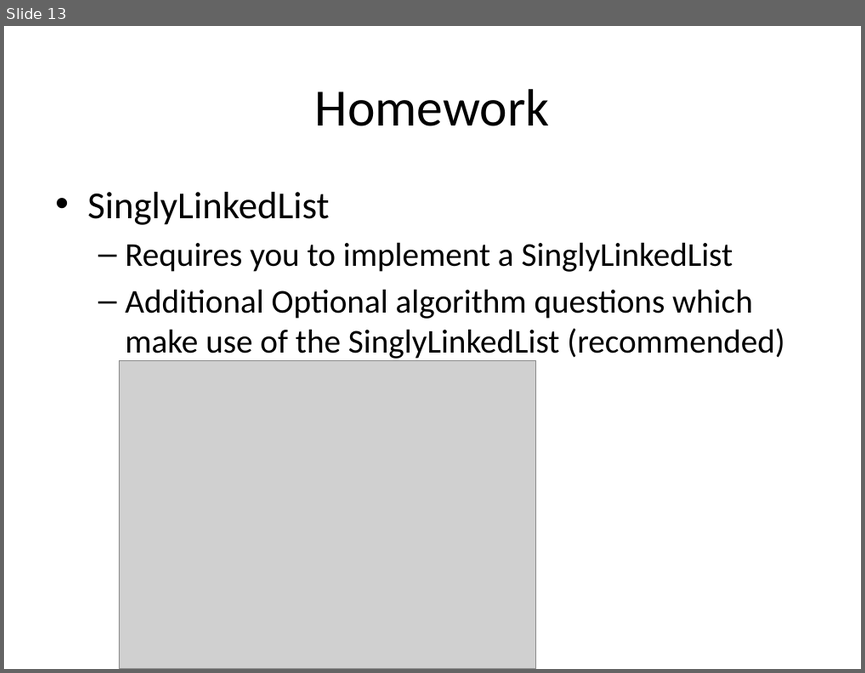
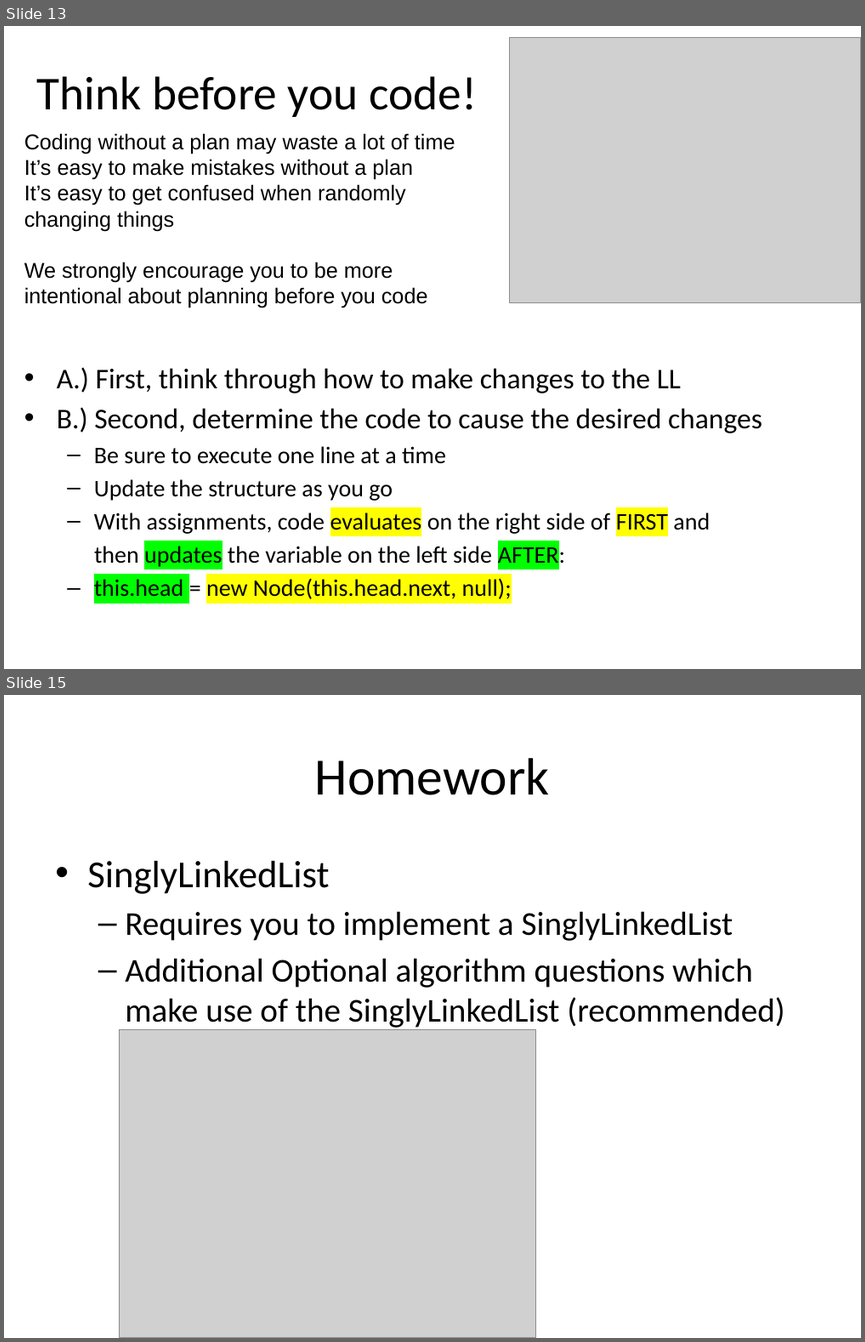
Before and after one commit to RHIT-CSSE/csse220, a slide deck: ClassMaterials/LinkedLists/Slides/Part1-LinkedLists.pptx. Shown one above the other, each under a label of ours: slide 13 before the commit, slides 13 and 15 after it; the slides between them are not shown. The pictures are 865x673 and 865x1342 pixels, drawn with LibreOffice and Linux fonts; fonts in the diff are those of the drawing; grey boxes stand for pictures. Boxes give left, top, right and bottom in pixels: in the first picture for what was removed or moved away, otherwise in the second. Text is boxed around its words. In the diff, an @@ line names an element or a change of style, - is before the commit and + after.

```diff
--- a/ClassMaterials/LinkedLists/Slides/Part1-LinkedLists.pptx
+++ b/ClassMaterials/LinkedLists/Slides/Part1-LinkedLists.pptx
@@ slide 13 added at <box>4,26,861,669</box>, background #FFFFFF @@
@@ picture added at <box>510,37,861,303</box> @@
@@ title added at <box>36,76,477,117</box>, 39.6 pt, text #000000 @@
+Think before you code!
@@ text added at <box>24,133,455,308</box>, 18 pt, text #000000 @@
+Coding without a plan may waste a lot of time
+It’s easy to make mistakes without a plan
+It’s easy to get confused when randomly changing things
+We strongly encourage you to be more intentional about planning before you code
@@ text added at <box>57,367,762,599</box>, 20 pt, text #000000 @@
+• A.) First, think through how to make changes to the LL
+• B.) Second, determine the code to cause the desired changes
+  – Be sure to execute one line at a time
+  – Update the structure as you go
+  – With assignments, code evaluates on the right side of FIRST and
+  then updates the variable on the left side AFTER:
+  – this.head = new Node(this.head.next, null);
@@ what was slide 13 is now slide 15 @@
```
Also in this commit, not shown: 2 slides changed, 1 other slide added, 16 other files.
